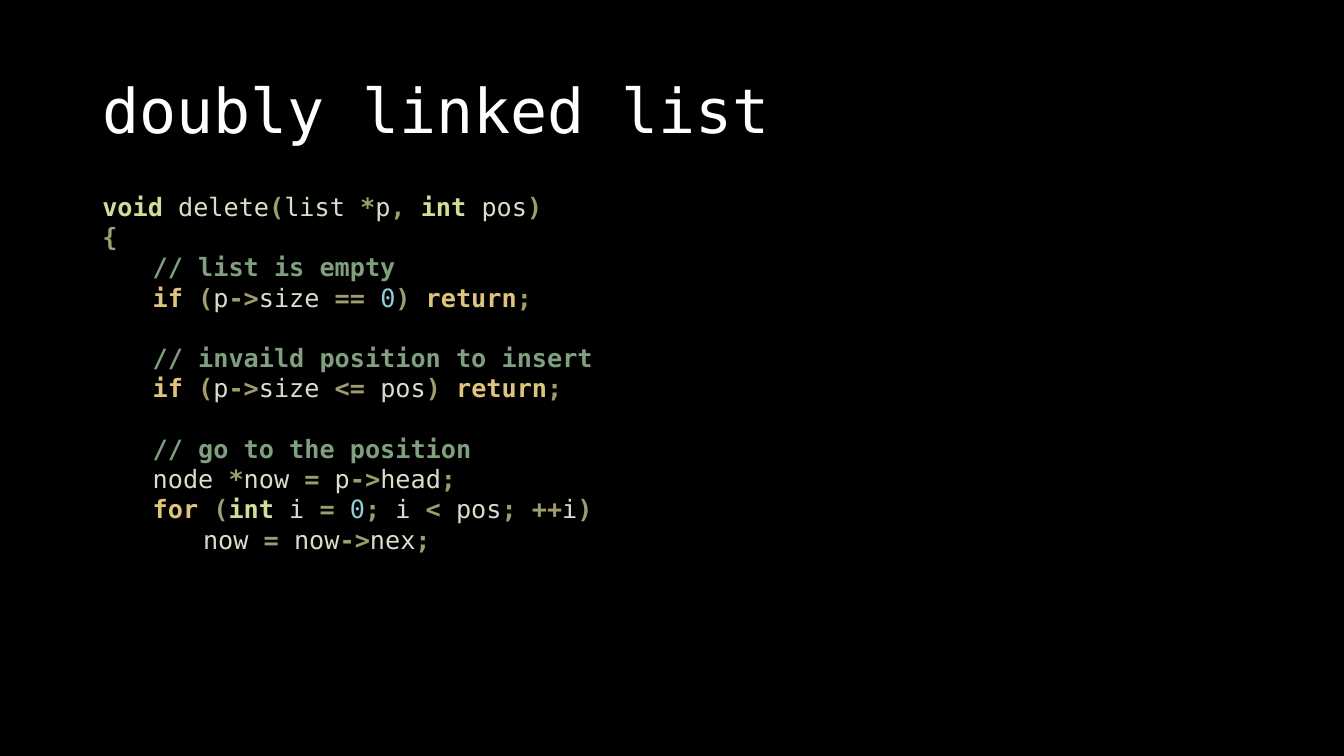
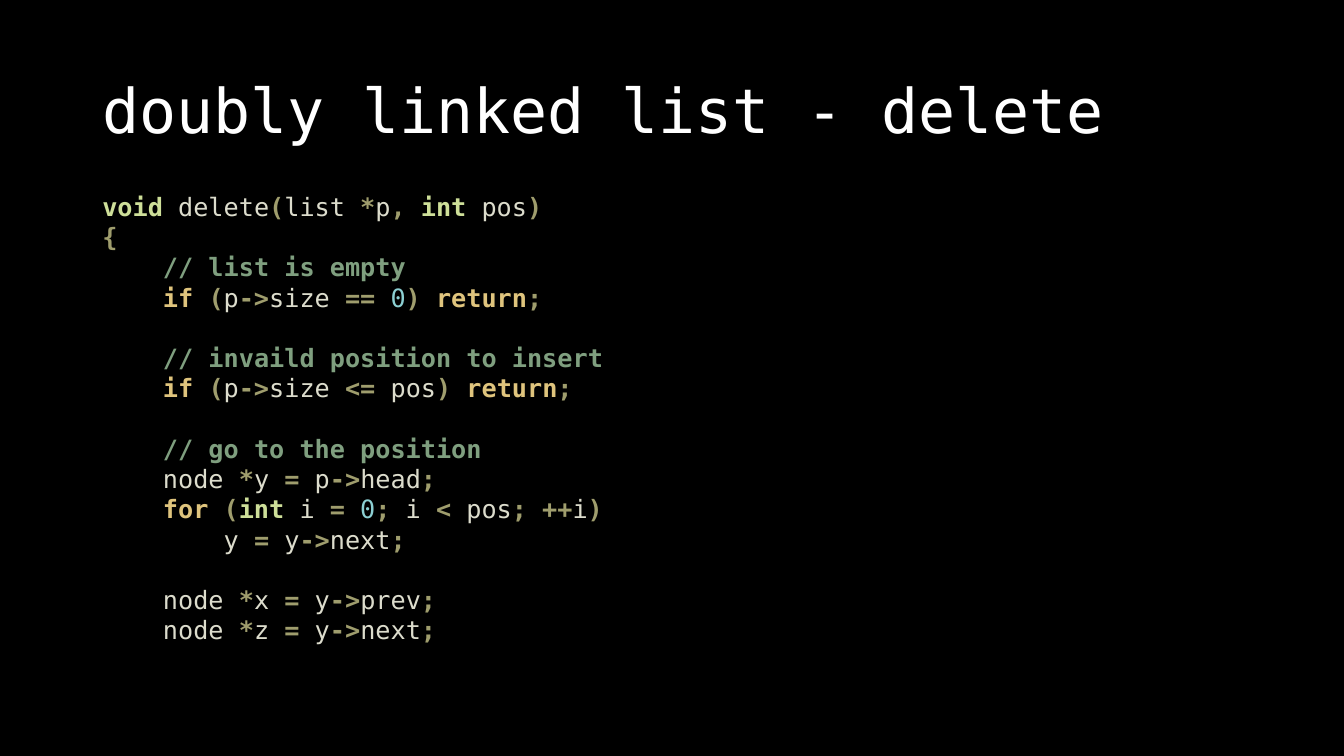
Before and after one commit to OEmiliatanO/those_c_prog_didnt_teach, a slide deck: slide 37 of Ch3/Ch3-data structure.pptx (slide 16 before the commit). Drawn at 1344x756 pixels with LibreOffice and Linux fonts; fonts in the diff are those of the drawing. Boxes give left, top, right and bottom in pixels: in the first picture for what was removed or moved away, otherwise in the second. Text is boxed around its words. In the diff, an @@ line names an element or a change of style, - is before the commit and + after.

```diff
--- a/Ch3/Ch3-data structure.pptx
+++ b/Ch3/Ch3-data structure.pptx
@@ title at (x1=102, y1=86, x2=1103, y2=146): text changed @@
-doubly linked list
+doubly linked list - delete
@@ text at (x1=163, y1=469, x2=436, y2=494): text changed @@
-node *now = p->head;
+node *y = p->head;
@@ text at (x1=163, y1=531, x2=436, y2=645): text changed @@
-now = now->nex;
+y = y->next;
+node *x = y->prev;
+node *z = y->next;
```
Also in this commit, not shown: 34 other slides changed, 87 slides added, 2 slides removed, 3 other files.
